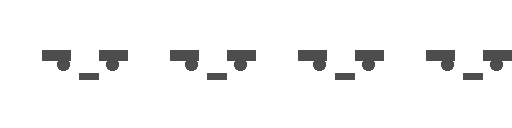
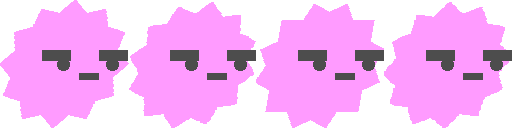
Before/after of a (512, 128) layered artwork. What changed in the layer stack:
painted on "Layer 2" (1st of 3, in "Roll 4") over [384, 2, 509, 128]
painted on "Rectangle 5 copy 4" over [256, 4, 384, 128]
painted on "Layer 2" (2nd of 3, in "Roll 2") over [129, 2, 256, 128]
painted on "Layer 2" (3rd of 3, in "Roll 1") over [0, 0, 129, 128]
